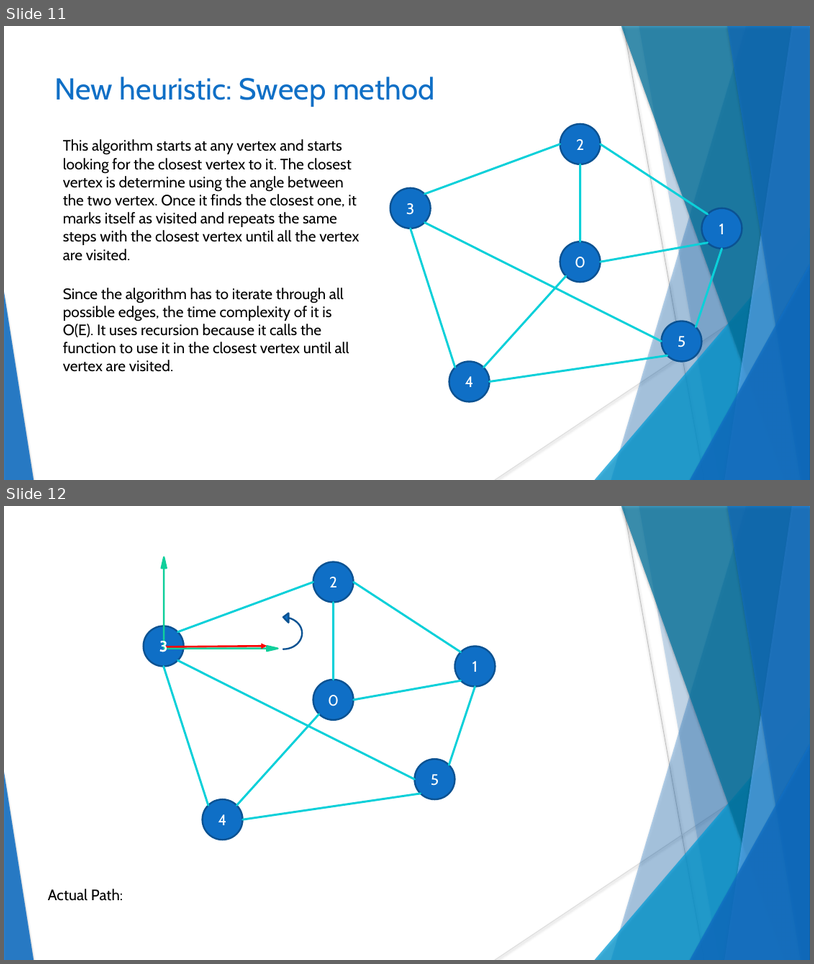
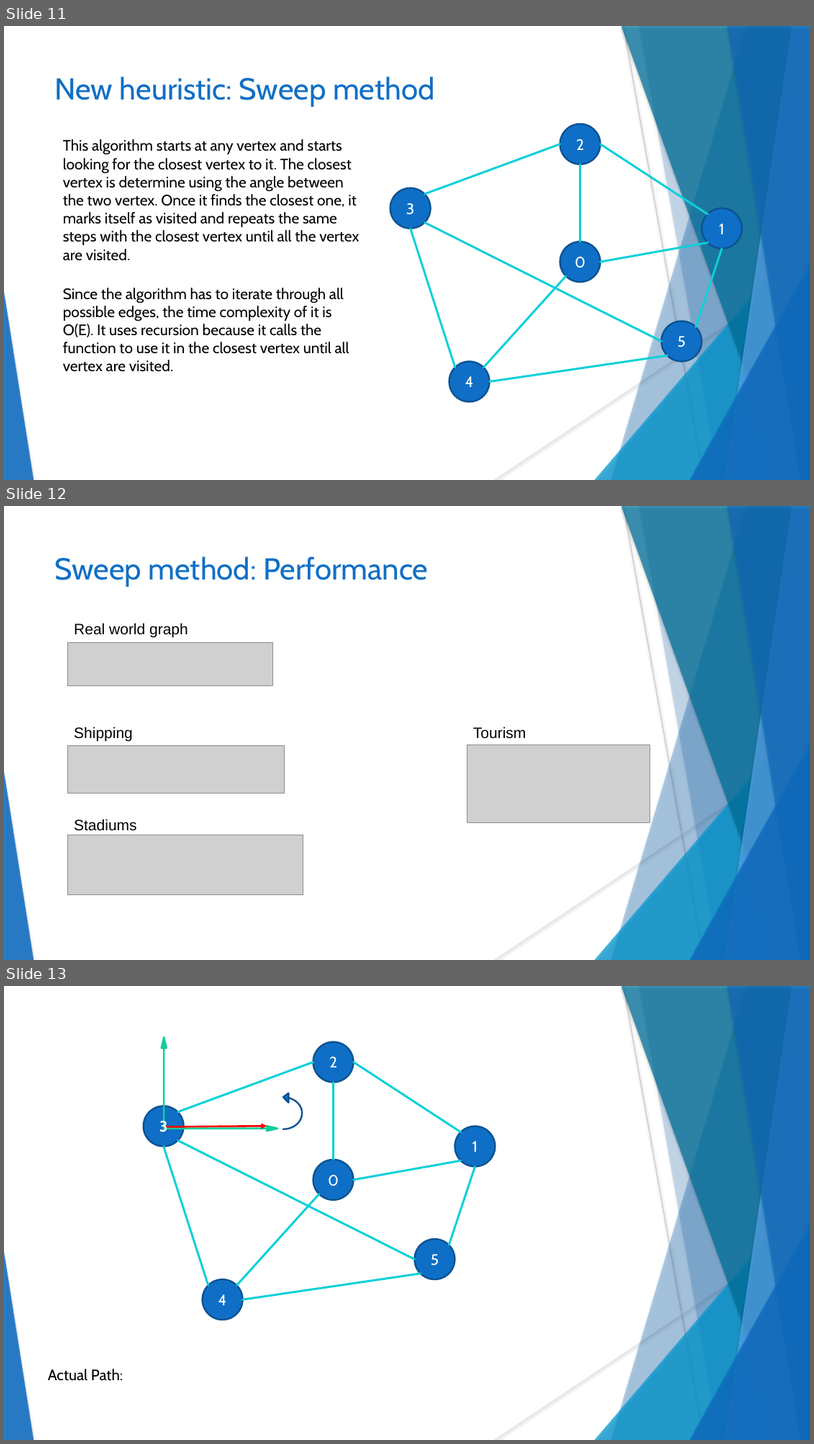
Before and after one commit to Spleentery/DA_TSP_Project-2, a slide deck: docs/Project 2.pptx. Shown one above the other, each under a label of ours: slides 11 and 12 before the commit, slides 11, 12 and 13 after it. The pictures are 814x964 and 814x1444 pixels, drawn with LibreOffice and Linux fonts; fonts in the diff are those of the drawing; grey boxes stand for pictures. Boxes give left, top, right and bottom in pixels: in the first picture for what was removed or moved away, otherwise in the second. Text is boxed around its words. In the diff, an @@ line names an element or a change of style, - is before the commit and + after.

```diff
--- a/docs/Project 2.pptx
+++ b/docs/Project 2.pptx
@@ slide 12 added at <box>4,506,810,960</box>, background #FFFFFF; not listed: 10 template elements that a slide beside it also shows @@
@@ title added at <box>54,556,428,587</box>, 36 pt, text #0F6FC6 @@
+Sweep method: Performance
@@ text added at <box>74,623,188,637</box>, 18 pt, text #000000 @@
+Real world graph
@@ picture added at <box>68,642,273,685</box> @@
@@ text added at <box>74,726,133,741</box>, 18 pt, text #000000 @@
+Shipping
@@ text added at <box>473,726,526,739</box>, 18 pt, text #000000 @@
+Tourism
@@ picture added at <box>68,746,285,793</box> @@
@@ picture added at <box>468,745,651,822</box> @@
@@ text added at <box>74,818,136,831</box>, 18 pt, text #000000 @@
+Stadiums
@@ picture added at <box>68,835,304,894</box> @@
@@ what was slide 12 is now slide 13 @@
```
Also in this commit, not shown: 9 slides changed, 1 slide removed, 2 other files.
